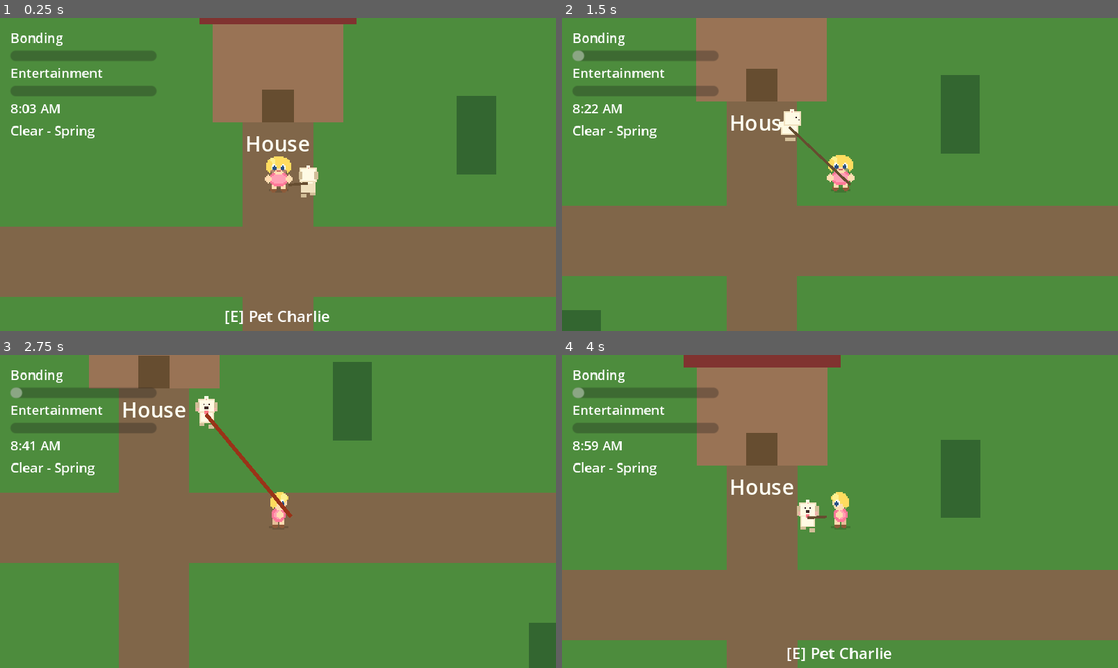
Above: before the commit, frames 1-4 (two rows, left to right).
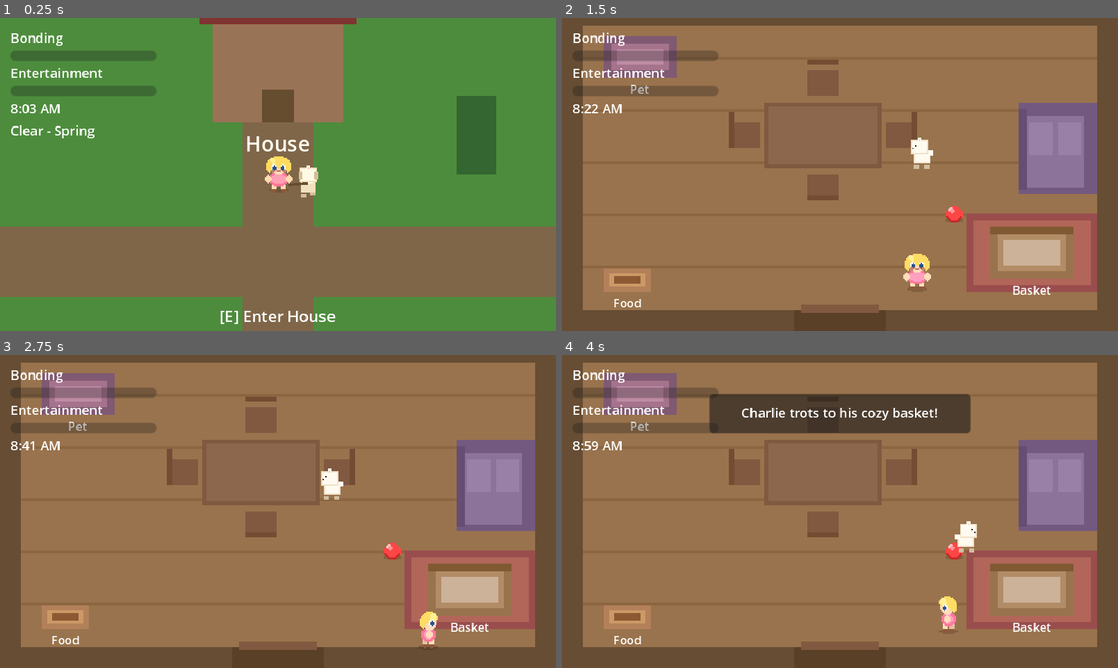
Above: after the commit, the same moments.

Repository: scs3jb/charliegotchi
Game: Godot game, scene res://scenes/Overworld.tscn
Same seed, same stepped clock (60 frames per second), same inputs: the game is played once before the commit and once after it. This scene is started directly instead of the project's main scene.
Inputs:
- Up to frame 1 (0.25 s): no input
- Up to frame 2 (1.5 s): tap Enter at 0.5 s; hold D (move_right) 0.53-1.28 s; hold E (interact) 0.53-1.28 s; hold S (move_down) from 1.28 s (still down); tap E (interact) at 1.35 s
- Up to frame 3 (2.75 s): release S (move_down) at 2.03 s; hold D (move_right) from 2.03 s (still down); hold E (interact) from 2.03 s (still down)
- Up to frame 4 (4 s): release D (move_right) at 2.78 s; release E (interact) at 2.78 s; hold W (move_up) 2.78-3.53 s; tap E (interact) at 2.85 s; hold A (move_left) from 3.53 s (still down); hold E (interact) from 3.53 s (still down)

The runs differ from the first frame. In frame 1, 0.4% of the frame differs, in the area x 39-61%, y 93-98%; in frame 2, 92%; in frame 3, 95%, in the area x 0-100%, y 0-100%; in frame 4, 94%.

Commit message:
Fixing basket logic

Diff:
--- a/scripts/scenes/House.gd
+++ b/scripts/scenes/House.gd
@@ -194,11 +194,12 @@
 
 	hud.show_message("Charlie curls up in his basket. So cute!", 2.0)
 
-func _exit_basket() -> void:
+func _exit_basket(start_wander: bool = true) -> void:
 	charlie_in_basket = false
 	basket_rest_time = 0.0
 	basket_bonding_timer = 0.0
-	charlie.start_wandering()
+	if start_wander:
+		charlie.start_wandering()
 
 func _process_basket(delta: float) -> void:
 	if not charlie_in_basket:
@@ -232,6 +233,10 @@
 	# Position ball at player before throwing
 	ball.global_position = player.global_position
 	ball.visible = true
+
+	# Cancel basket behavior if Charlie is in/going to basket
+	if charlie_in_basket:
+		_exit_basket(false)  # Don't start wandering, he'll fetch instead
 
 	# Interrupt Charlie if he was fetching
 	if charlie.current_state == charlie.State.FETCHING:
--- a/scripts/scenes/Overworld.gd
+++ b/scripts/scenes/Overworld.gd
@@ -69,7 +69,15 @@
 	var player_pos = player.global_position
 	nearby_interactable = null
 
-	# Check distance to Charlie first (petting)
+	# Check distance to house door first (priority over petting)
+	var house_dist = player_pos.distance_to(house.global_position + Vector2(0, 40))
+	if house_dist < 50:
+		interaction_prompt.text = "[E] Enter House"
+		interaction_prompt.visible = true
+		nearby_interactable = house
+		return
+
+	# Check distance to Charlie (petting)
 	var charlie_dist = player_pos.distance_to(charlie.global_position)
 	if charlie_dist < 40:
 		interaction_prompt.text = "[E] Pet Charlie"
@@ -77,14 +85,7 @@
 		nearby_interactable = charlie
 		return
 
-	# Check distance to house door
-	var dist = player_pos.distance_to(house.global_position + Vector2(0, 40))
-	if dist < 50:
-		interaction_prompt.text = "[E] Enter House"
-		interaction_prompt.visible = true
-		nearby_interactable = house
-	else:
-		interaction_prompt.visible = false
+	interaction_prompt.visible = false
 
 func _on_interact_pressed() -> void:
 	if nearby_interactable == charlie:
